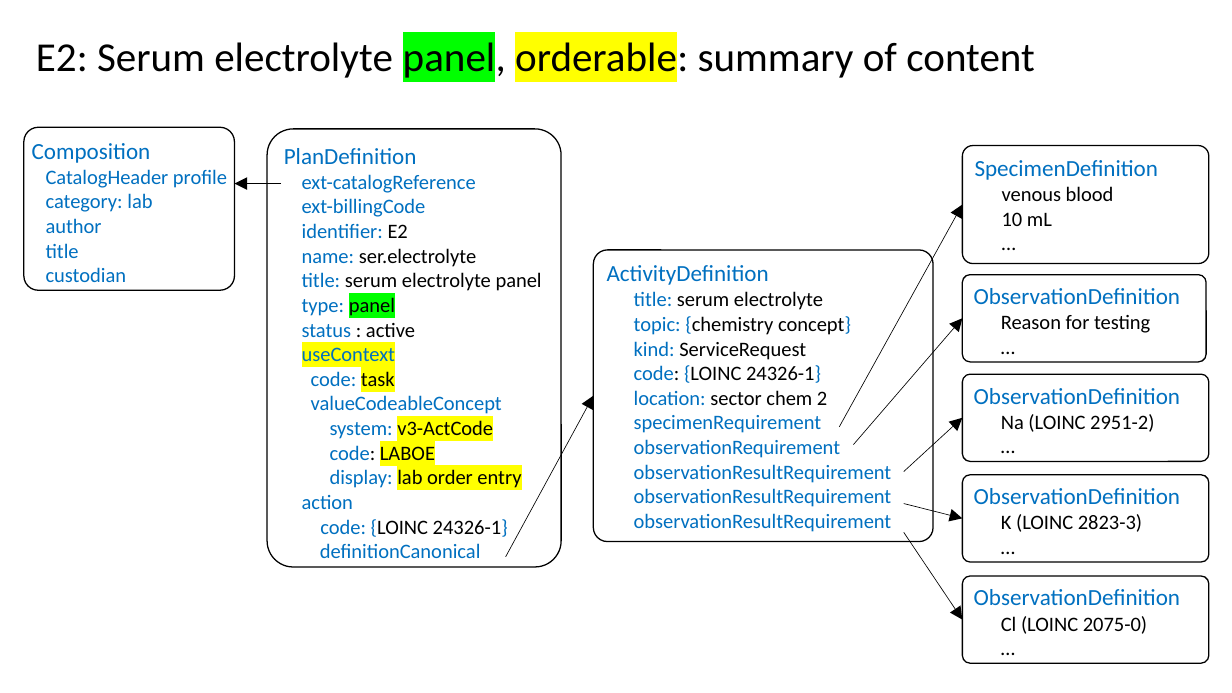
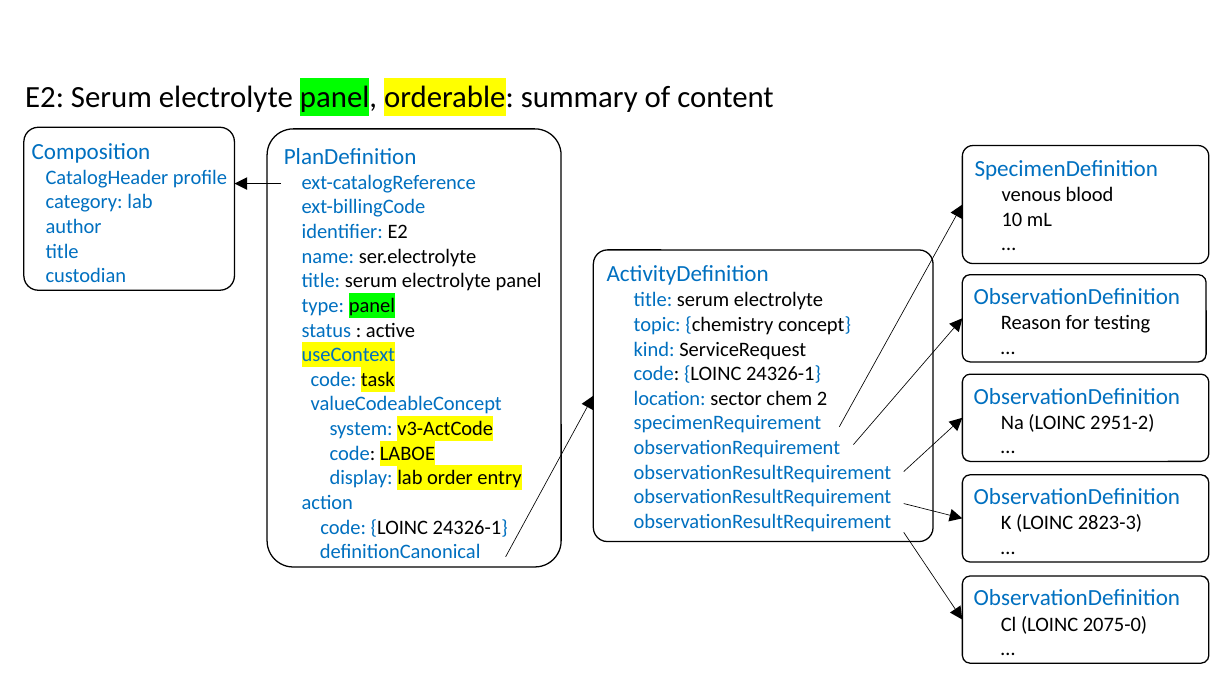
Before and after one commit to HL7/fhir-order-catalog, a slide deck: slide 1 of input/images-source/LabExampleE2Technical.pptx. Drawn at 1232x693 pixels with LibreOffice and Linux fonts; fonts in the diff are those of the drawing. Boxes give left, top, right and bottom in pixels: in the first picture for what was removed or moved away, otherwise in the second. Text is boxed around its words. In the diff, an @@ line names an element or a change of style, - is before the commit and + after.

```diff
--- a/input/images-source/LabExampleE2Technical.pptx
+++ b/input/images-source/LabExampleE2Technical.pptx
@@ text "E2: Serum electrolyte panel, orderable: ...": place and size @@
-text "E2: Serum electrolyte panel, orderable: ..." at [36,37,1035,81]
+text "E2: Serum electrolyte panel, orderable: ..." at [25,81,773,115]
@@ text "E2: Serum electrolyte panel, orderable: ..." at [25,81,773,115]: size 32 to 24 pt @@
```
Also in this commit, not shown: 19 other files.
